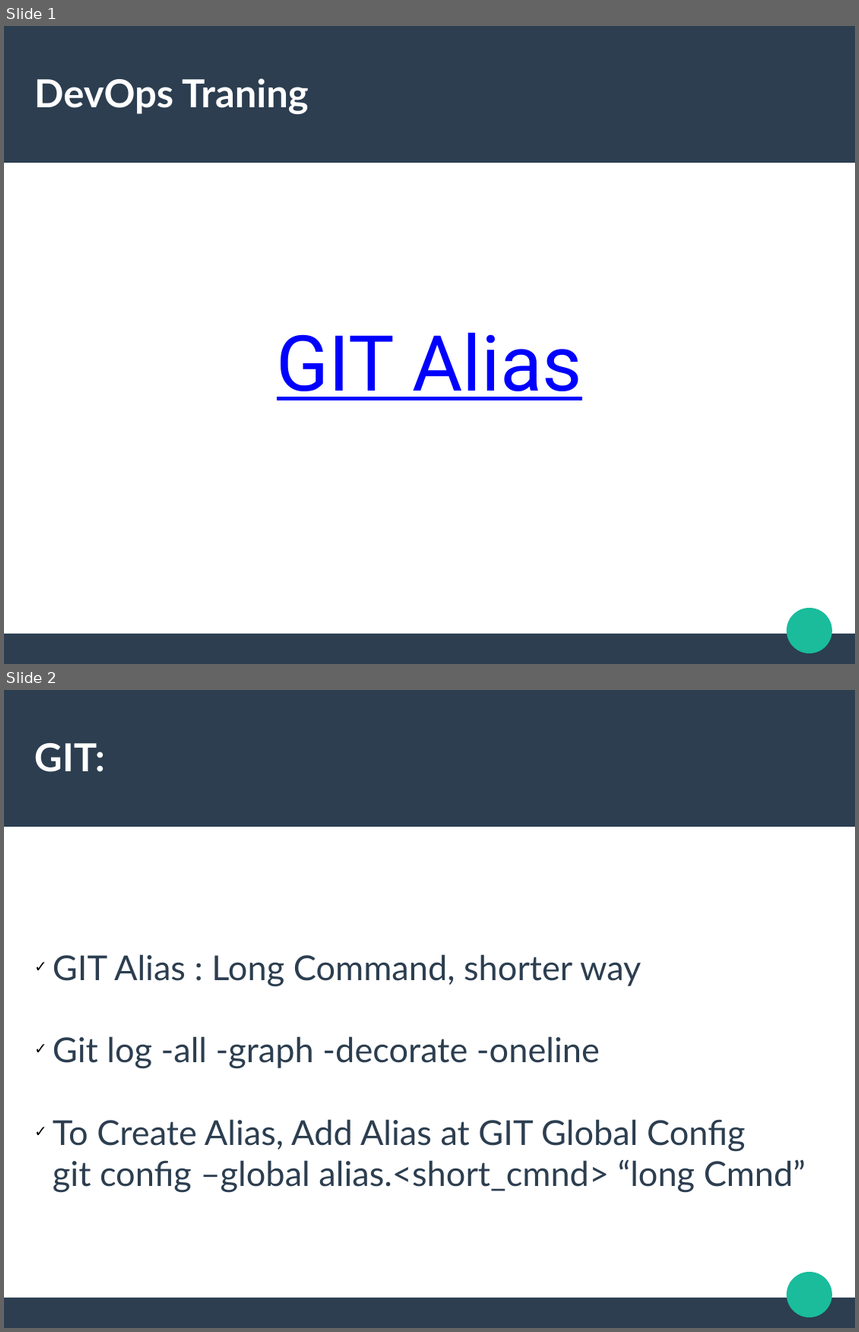
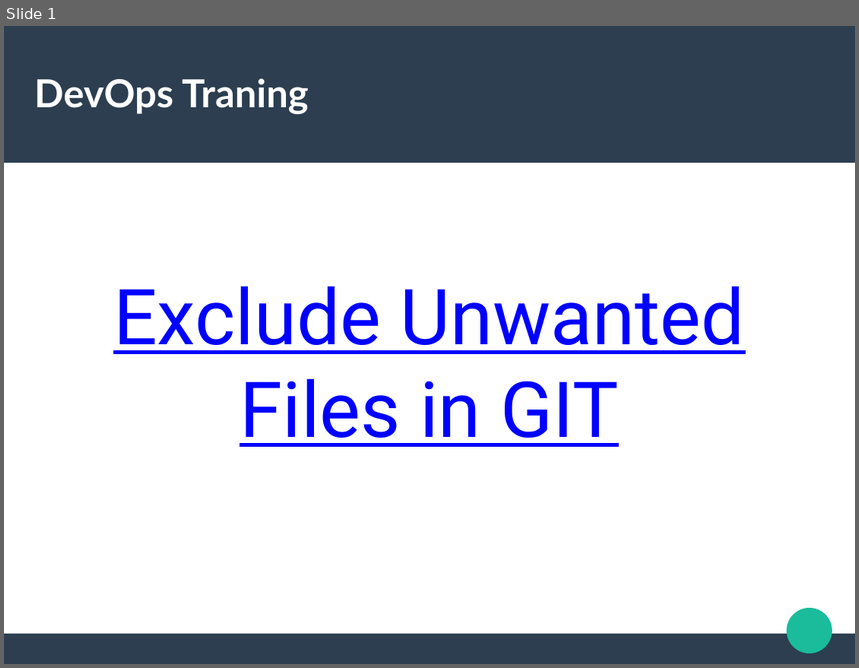
Before and after one commit to anshulc55/git-gitHub, a slide deck: Git Commands/Avoid Unwanted Files.odp. Shown one above the other, each under a label of ours: slides 1 and 2 before the commit, slide 1 after it. The pictures are 859x1332 and 859x668 pixels, drawn with LibreOffice and Linux fonts; fonts in the diff are those of the drawing. Boxes give left, top, right and bottom in pixels: in the first picture for what was removed or moved away, otherwise in the second. Text is boxed around its words. In the diff, an @@ line names an element or a change of style, - is before the commit and + after.

```diff
--- a/Git Commands/Avoid Unwanted Files.odp
+++ b/Git Commands/Avoid Unwanted Files.odp
@@ slide 2 removed at (4,690,855,1328), background #FFFFFF; not listed: 3 template elements that a slide beside it also shows @@
@@ title removed at (34,743,105,772) @@
-GIT:
@@ subtitle removed at (53,954,806,1193) @@
-✓ GIT Alias : Long Command, shorter way
-✓ Git log -all -graph -decorate -oneline
-✓ To Create Alias, Add Alias at GIT Global Config
-  git config –global alias.<short_cmnd> “long Cmnd”
@@ slide 1 changed as well @@
@@ subtitle at (113,286,745,447): text changed @@
-GIT Alias
+Exclude Unwanted Files in GIT
```
Also in this commit, not shown: 1 other slide changed, 2 slides added, 3 other files.
